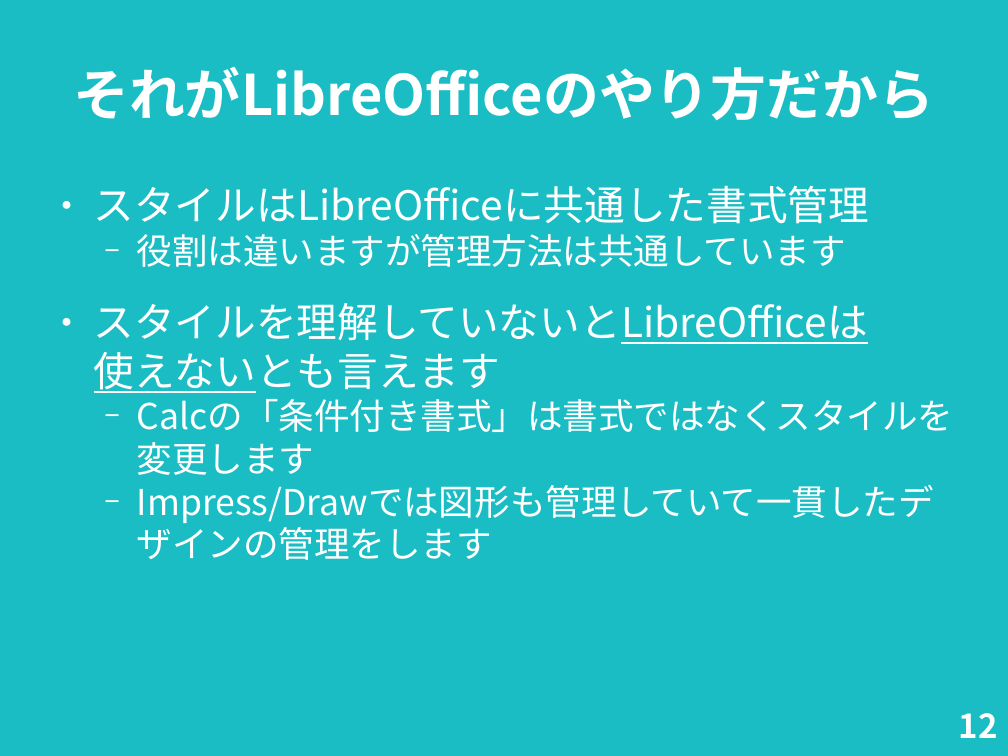
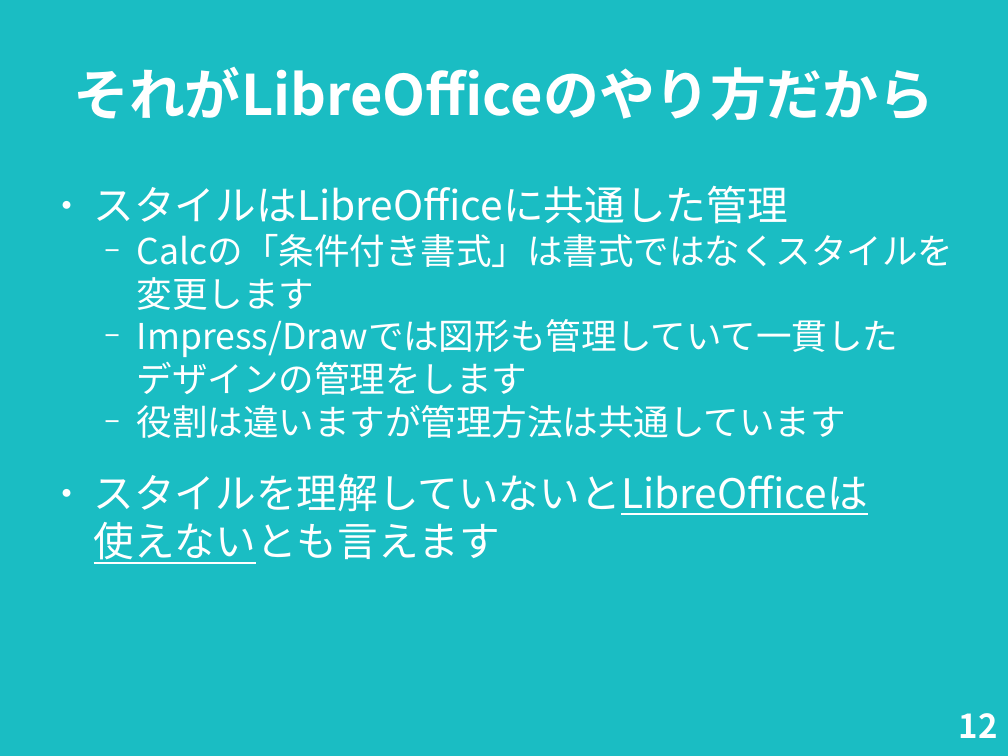
Before and after one commit to nogajun/libreofficekaigi2018-handson, a slide deck: slide 12 of docs/20180512-writer_handson_slide.odp. Drawn at 1008x756 pixels with LibreOffice and Linux fonts; fonts in the diff are those of the drawing. Boxes give left, top, right and bottom in pixels: in the first picture for what was removed or moved away, otherwise in the second. Text is boxed around its words. In the diff, an @@ line names an element or a change of style, - is before the commit and + after.

```diff
--- a/docs/20180512-writer_handson_slide.odp
+++ b/docs/20180512-writer_handson_slide.odp
@@ text at (94, 185, 954, 395): text changed; size 32 to 28 pt @@
-● スタイルはLibreOfficeに共通した書式管理
+● スタイルはLibreOfficeに共通した管理
+  − Calcの「条件付き書式」は書式ではなくスタイルを変更します
+  − Impress/Drawでは図形も管理していて一貫した
+    デザインの管理をします
@@ text at (137, 399, 954, 523): paragraphs removed @@
-  − Calcの「条件付き書式」は書式ではなくスタイルを変更します
-  − Impress/Drawでは図形も管理していて一貫したデザインの管理をします
```
Also in this commit, not shown: 4 other slides changed, 4 other files.
